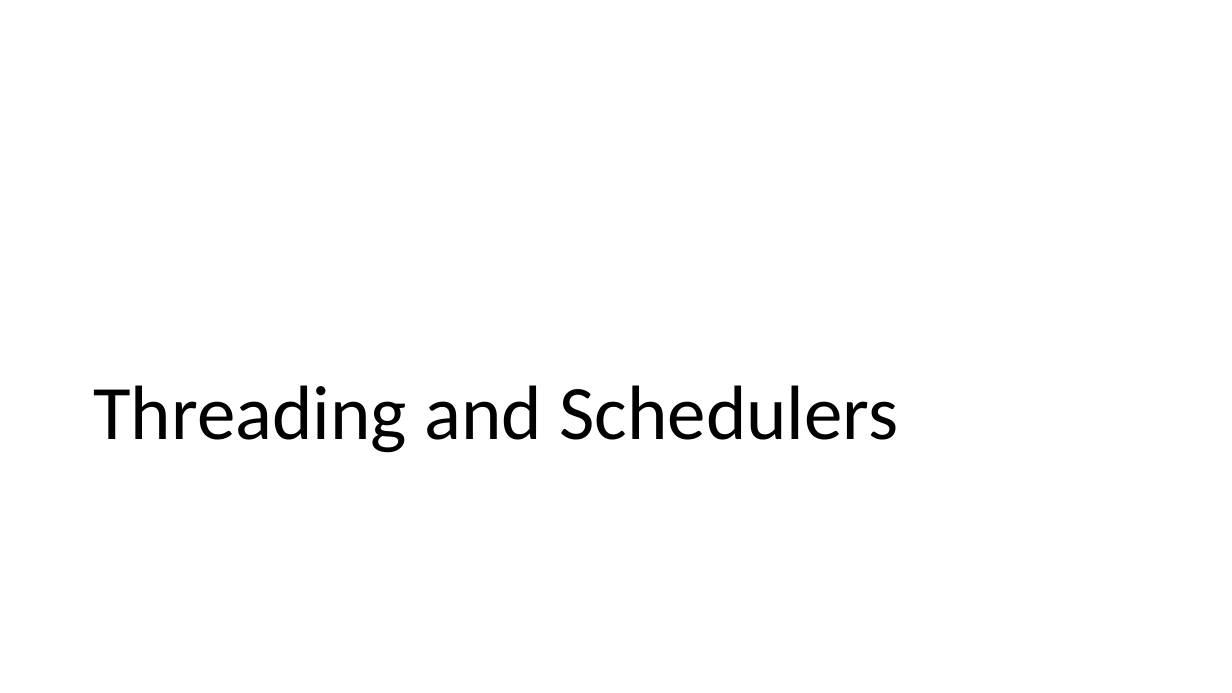
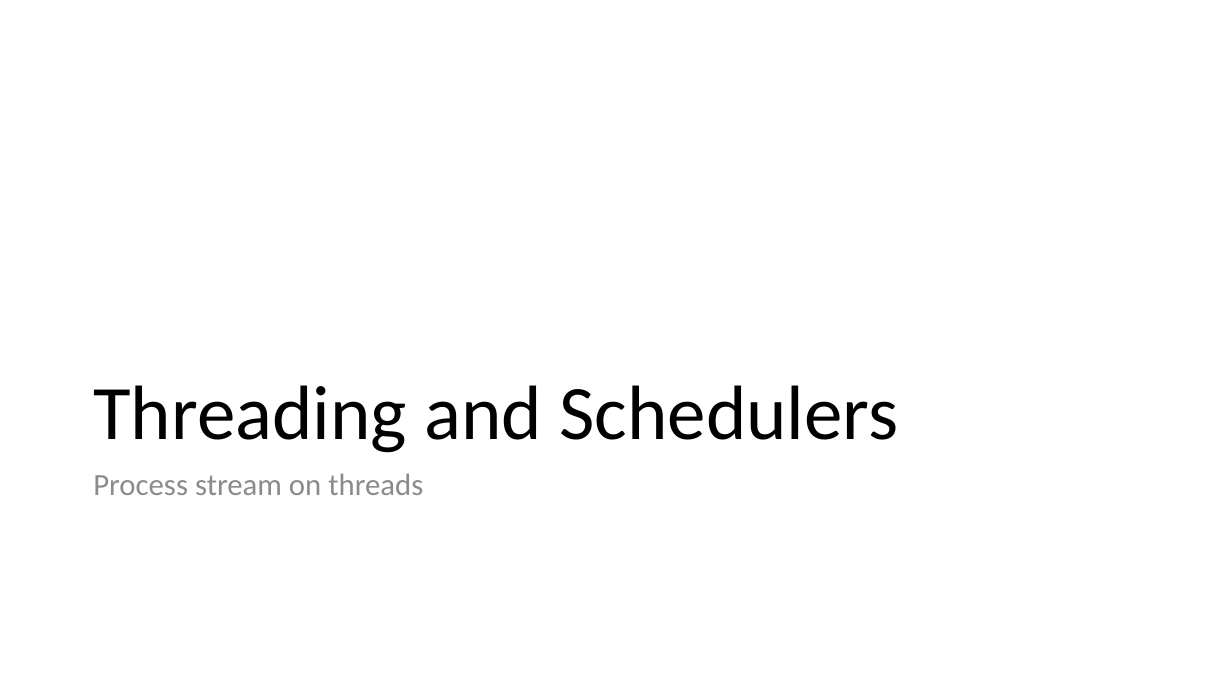
Before and after one commit to vietvuhoang/java-reactor-demo, a slide deck: slide 27 of doc/ReactiveProgramming.Java.pptx (slide 25 before the commit). Drawn at 1232x693 pixels with LibreOffice and Linux fonts; fonts in the diff are those of the drawing. Boxes give left, top, right and bottom in pixels: in the first picture for what was removed or moved away, otherwise in the second. Text is boxed around its words. In the diff, an @@ line names an element or a change of style, - is before the commit and + after.

```diff
--- a/doc/ReactiveProgramming.Java.pptx
+++ b/doc/ReactiveProgramming.Java.pptx
@@ text added at [93, 473, 423, 495], 24 pt, text #8C8C8C @@
+Process stream on threads
```
Also in this commit, not shown: 4 other slides changed, 4 slides added, 2 other files.
